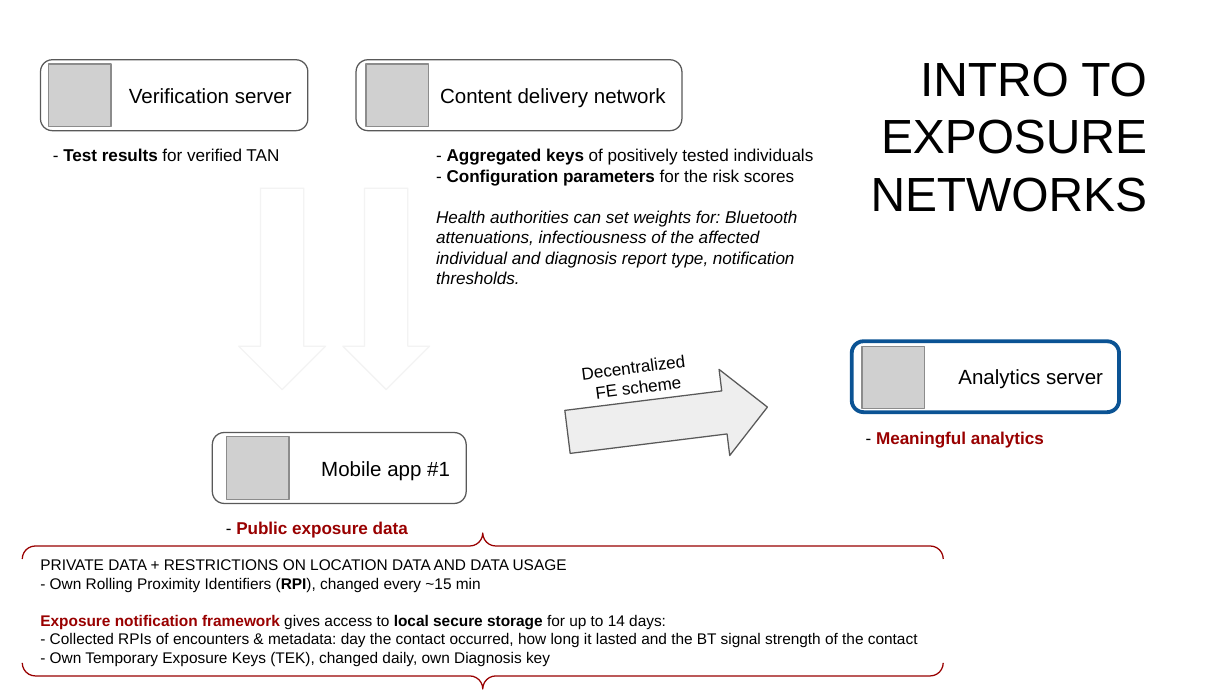
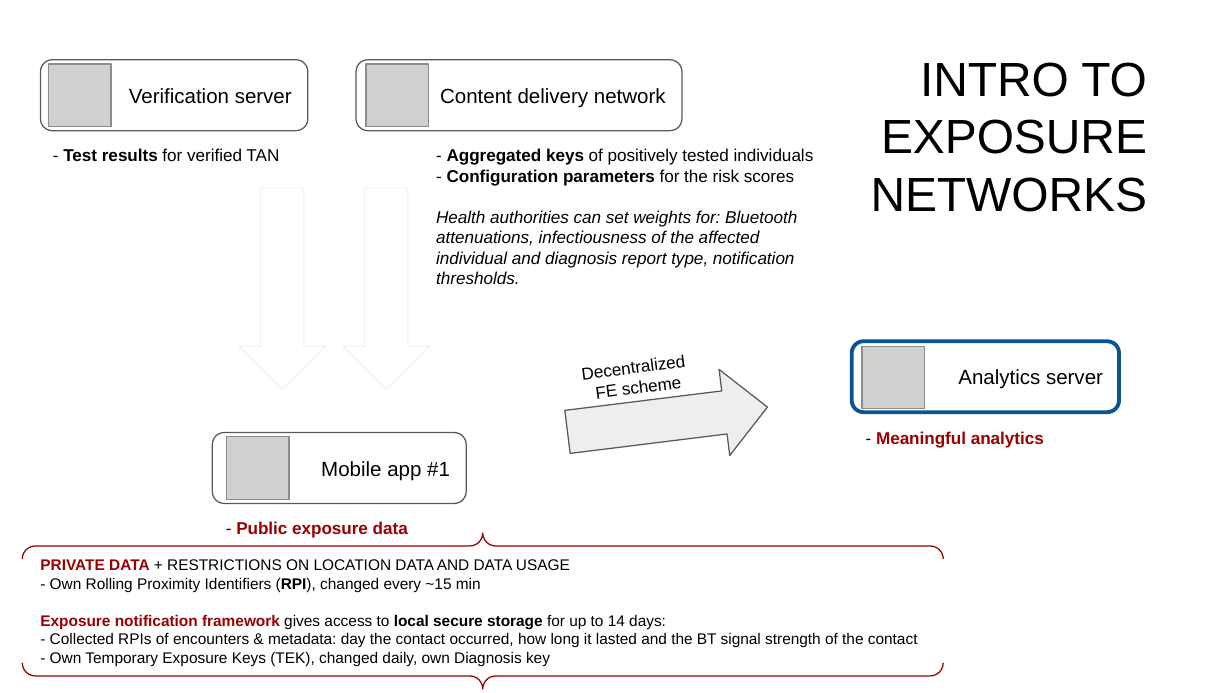
Before and after one commit to cryptohackathon/ace-net, a slide deck: slide 14 of documentation/Presentation.pptx (slide 13 before the commit). Drawn at 1232x693 pixels with LibreOffice and Linux fonts; fonts in the diff are those of the drawing; grey boxes stand for pictures. Boxes give left, top, right and bottom in pixels: in the first picture for what was removed or moved away, otherwise in the second. Text is boxed around its words. In the diff, an @@ line names an element or a change of style, - is before the commit and + after.

```diff
--- a/documentation/Presentation.pptx
+++ b/documentation/Presentation.pptx
@@ text at bbox=[40, 559, 570, 570]: text colour #000000 to #990000, bold on in "PRIVATE DATA" @@
```
Also in this commit, not shown: 6 other slides changed, 1 slide added, 1 other file.
